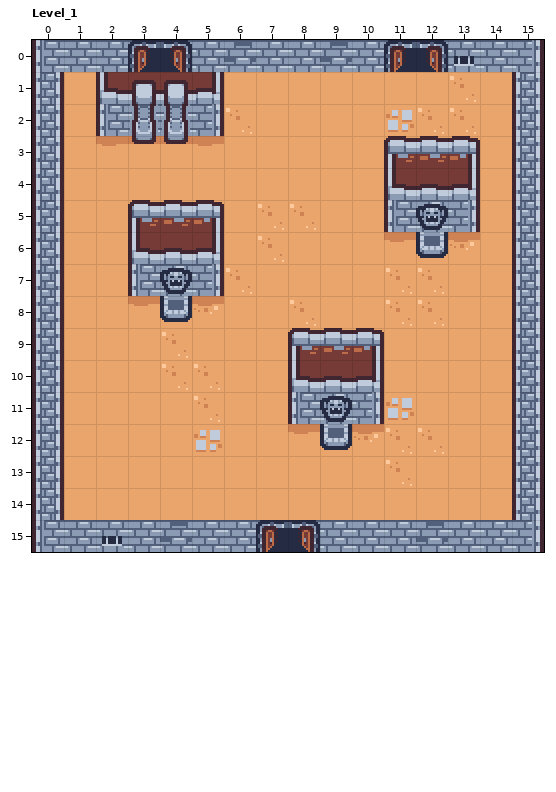
An edit to a level. LDtk project, resources/ldtk-levels/test1.ldtk. This is how it looked before the edit.
Cells are 16x16 px. Shown: Level_1 x 0..15, y 0..15.
The same view after the edit:
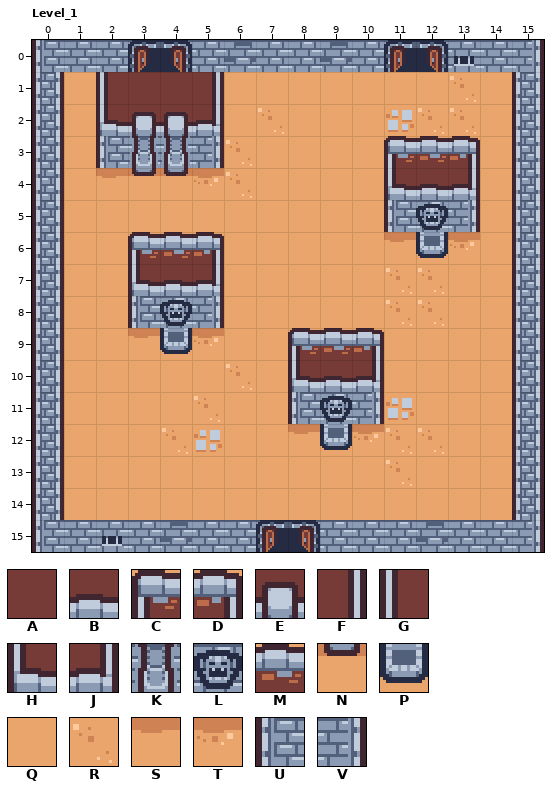
Key: from "Dungeon": A 0, B 2, C 4, D 5, E 6, F 13, G 15, H 16, J 17, K 18, L 19, M 26, N 30, P 31, Q 48, R 49, S 50, T 51, U 57, V 59.
_ is an empty cell, . an unchanged one.
Difference:
--- layer "Floor"
@@ x 6..8 @@
- 2 RQ.
- 3 Q..
- 4 Q..
- 5 .RR
- 6 .R.
- 7 R..
- 8 ..R
+ 2 QR.
+ 3 R..
+ 4 R..
+ 5 .QQ
+ 6 .Q.
+ 7 Q..
+ 8 ..Q
@@ x 4..6 @@
-10 RRQ
+10 QQR
@@ x 4..4 @@
-12 Q
+12 R
--- layer "Walls"
@@ x 2..5 @@
- 1 HEEJ
- 2 UKKV
- 3 _NN_
- 4 ____
- 5 .CMD
- 6 .HBJ
- 7 .ULV
- 8 ._P_
- 9 .___
+ 1 GAAF
+ 2 HEEJ
+ 3 UKKV
+ 4 SNNT
+ 5 .___
+ 6 .CMD
+ 7 .HBJ
+ 8 .ULV
+ 9 .SPT
Where, in picture pixels (left, top, right, bottom), the same in both pictures:
changed: (96, 80, 316, 390)
changed: (162, 428, 188, 454)
